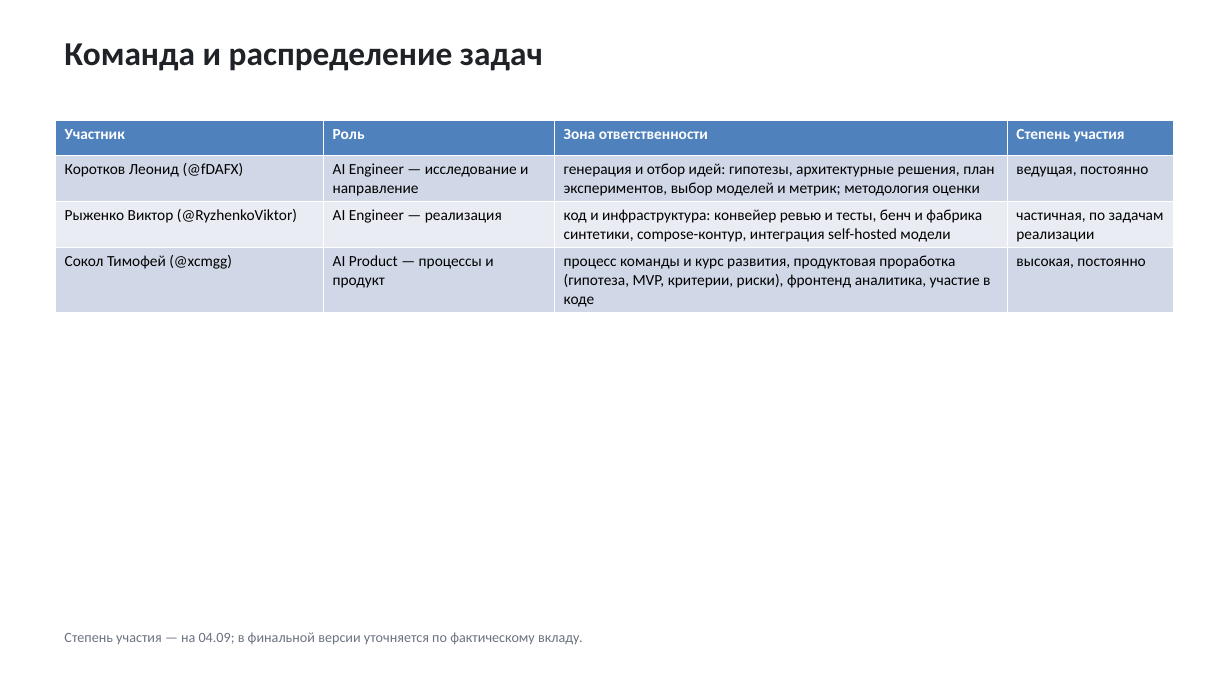
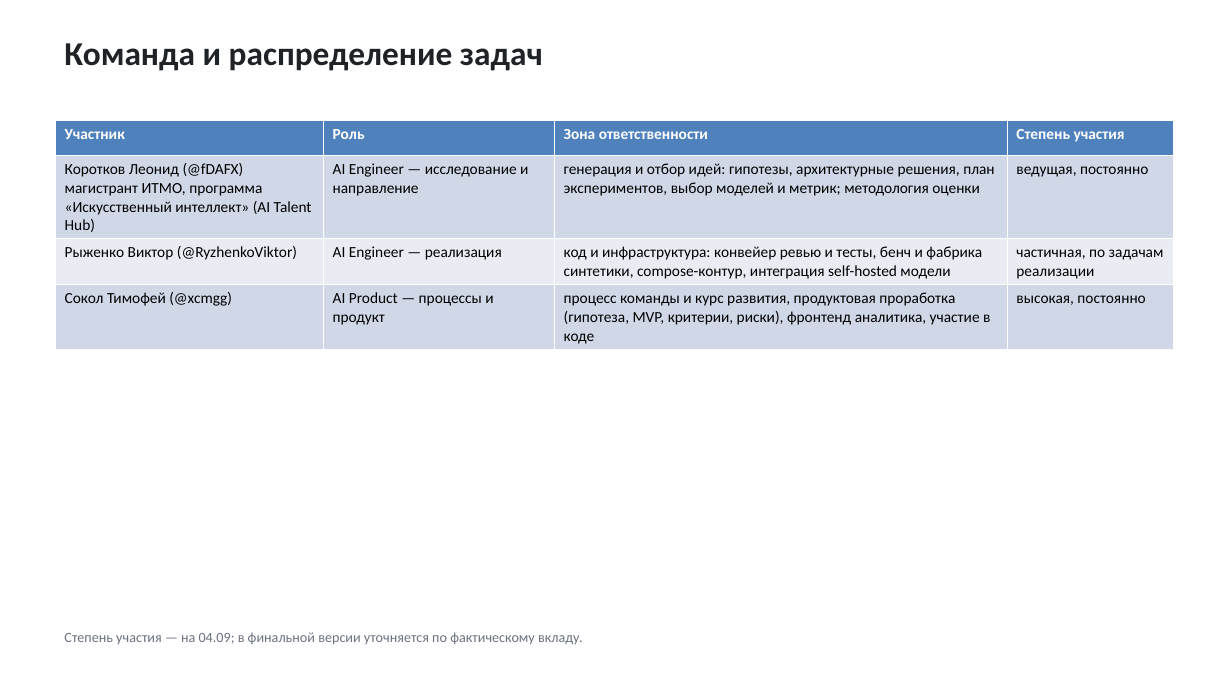
Before and after one commit to FD-AX/MWS, a slide deck: slide 22 of deliverables/interim/TZ_Review_interim.pptx. Drawn at 1232x693 pixels with LibreOffice and Linux fonts; fonts in the diff are those of the drawing. Boxes give left, top, right and bottom in pixels: in the first picture for what was removed or moved away, otherwise in the second. Text is boxed around its words. In the diff, an @@ line names an element or a change of style, - is before the commit and + after.

```diff
--- a/deliverables/interim/TZ_Review_interim.pptx
+++ b/deliverables/interim/TZ_Review_interim.pptx
@@ table at bbox=[55, 120, 1174, 348] @@
-row 2, column 1: Коротков Леонид (@fDAFX)
+row 2, column 1: Коротков Леонид (@fDAFX) магистрант ИТМО, программа «Искусственный интеллект» (AI Talent Hub)
```
Also in this commit, not shown: 2 other files.
